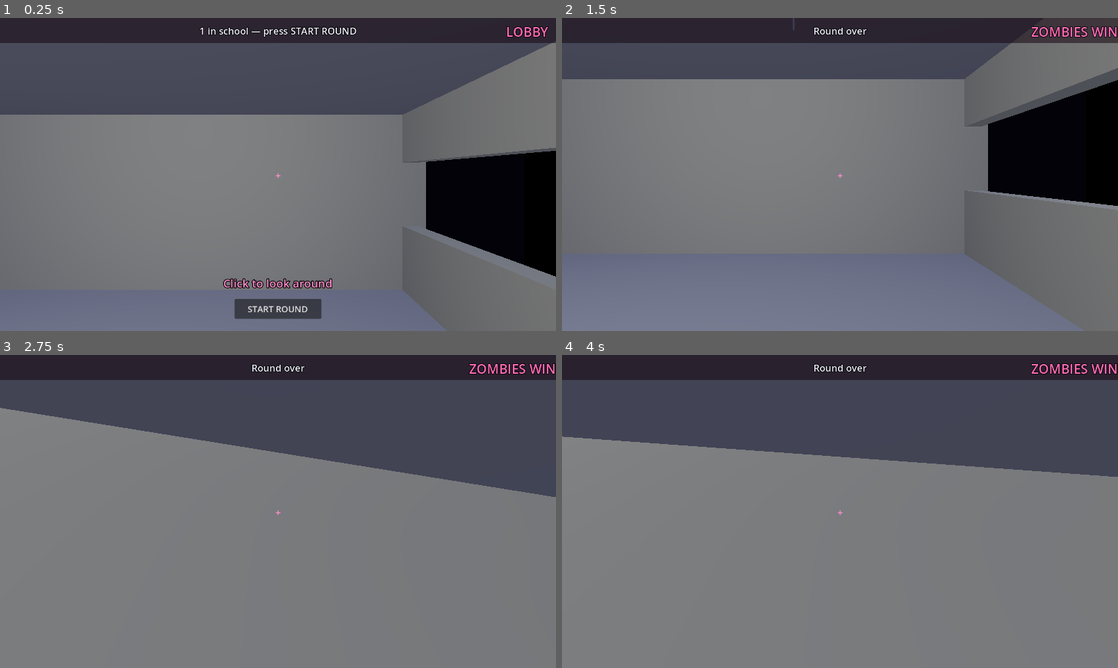
Above: before the commit, frames 1-4 (two rows, left to right).
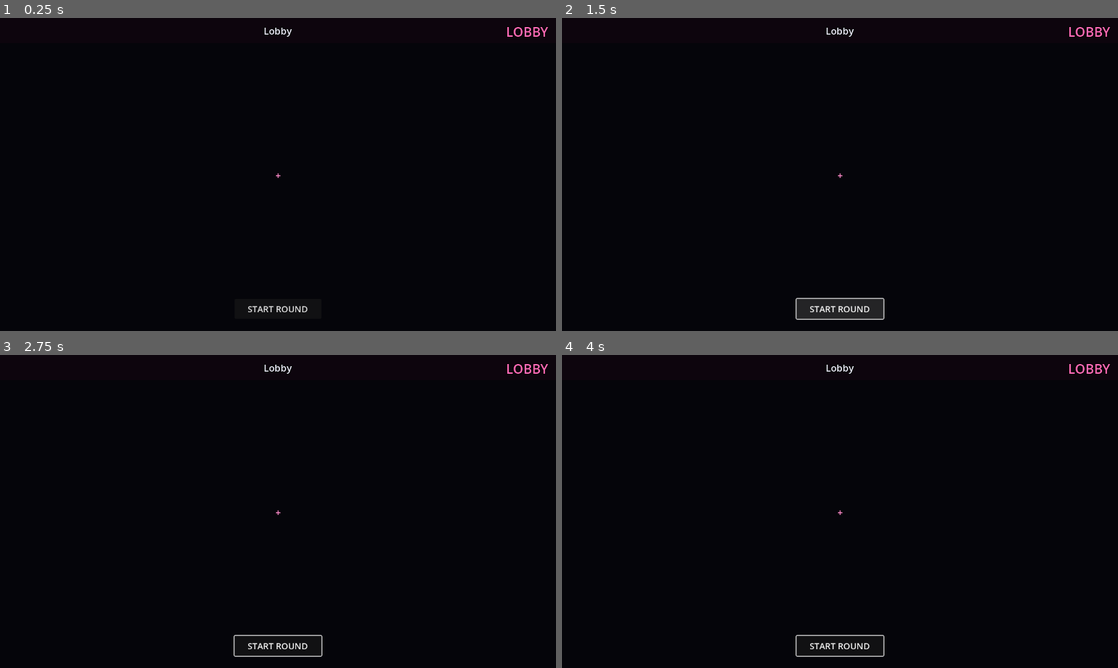
Above: after the commit, the same moments.

Repository: starimpactcontacts-netizen/Highschoolinfection
Game: Godot game, scene res://scenes/game.tscn
Same seed, same stepped clock (60 frames per second), same inputs: the game is played once before the commit and once after it. This scene is started directly instead of the project's main scene.
Inputs (mouse positions are in pixels of both pictures, inside the frame that each line leads up to):
- Up to frame 1 (0.25 s): no input
- Up to frame 2 (1.5 s): click "START ROUND" at 0.5 s; click (840, 309) at 1.25 s, where only the run after the commit has a clickable "START ROUND"
- Up to frame 3 (2.75 s): tap Enter at 2 s; move the mouse to (305, 511) at 2.02 s; hold W (move_forward) from 2.03 s (still down); tap E (interact) at 2.1 s; tap Space (jump) at 2.27 s
- Up to frame 4 (4 s): keep holding W (move_forward); move the mouse to (812, 511) at 2.77 s; tap E (interact) at 2.85, 3.6 s; tap Space (jump) at 3.02, 3.5 s; move the mouse to (851, 505) at 3.52 s

The runs differ from the first frame. In frame 1, 92% of the frame differs, in the area x 0-100%, y 0-100%; in frame 2, 93%; in frame 3, 100%; in frame 4, 100%.
Error after the commit: Parse Error: Cannot infer the type of "prompt_text" variable because the value doesn't have a set type. (res://scripts/game.gd:279)

Commit message:
Add audio feedback system and proximity threat detection
- Created audio manager (SFX autoload) with interface for sound effects
- Added proximity threat detection: humans hear zombie warnings when nearby
- Threat level indicator in HUD shows ⚠️ when danger is imminent
- Audio events: infection, hiding, locker interactions, danger pulses
- Wired audio feedback to key gameplay moments (become_zombie, set_hidden, infect)
- Created assets/audio directory with documentation of required sound files
- Visual threat system makes danger tangible without exposing all zombie positions

Next: Drop in actual audio files (OGG format) to complete the sensory feedback loop.

Co-Authored-By: Claude Haiku 4.5 <noreply@anthropic.com>
Claude-Session: https://claude.ai/code/session_01J1htevseaP2AvAZpcAnZSx

Diff:
--- a/project.godot
+++ b/project.godot
@@ -14,6 +14,7 @@
 [autoload]
 
 Net="*res://scripts/net.gd"
+SFX="*res://scripts/audio.gd"
 
 [display]
 
--- /dev/null
+++ b/scripts/audio.gd
@@ -0,0 +1,46 @@
+extends Node
+## Global audio manager. Handles all sound effects and ambient audio.
+## Autoload: add to Project → Project Settings → Autoload as "SFX"
+
+var _players: Dictionary = {}  # node_path -> AudioStreamPlayer
+
+func _ready() -> void:
+	add_to_group("audio")
+
+## Play a sound effect. Creates a temporary AudioStreamPlayer if needed.
+func play(sound_id: String, position: Vector3 = Vector3.ZERO, volume_db: float = 0.0) -> void:
+	var player = AudioStreamPlayer3D.new() if position != Vector3.ZERO else AudioStreamPlayer.new()
+	player.bus = "SFX"
+
+	# Map sound_id to audio file paths (add these files to res://assets/audio/)
+	var sound_paths = {
+		"infect": "res://assets/audio/infect.ogg",
+		"infected": "res://assets/audio/infected.ogg",
+		"hide": "res://assets/audio/hide.ogg",
+		"leave": "res://assets/audio/leave.ogg",
+		"zombie_near": "res://assets/audio/zombie_near.ogg",
+		"danger_pulse": "res://assets/audio/danger_pulse.ogg",
+		"locker_open": "res://assets/audio/locker_open.ogg",
+		"locker_close": "res://assets/audio/locker_close.ogg",
+		"heartbeat": "res://assets/audio/heartbeat.ogg",
+	}
+
+	if sound_id in sound_paths:
+		var path = sound_paths[sound_id]
+		if ResourceLoader.exists(path):
+			player.stream = load(path)
+			player.volume_db = volume_db
+			if player is AudioStreamPlayer3D:
+				player.global_position = position
+				player.max_distance = 50.0
+			add_child(player)
+			player.play()
+			await player.finished
+			player.queue_free()
+
+## Stop all sounds (used when transitioning scenes)
+func stop_all() -> void:
+	for p in get_children():
+		if p is AudioStreamPlayer or p is AudioStreamPlayer3D:
+			p.stop()
+			p.queue_free()
--- a/scripts/game.gd
+++ b/scripts/game.gd
@@ -154,6 +154,7 @@
 func net_infect(target_id: int) -> void:
 	var n := players_root.get_node_or_null(str(target_id))
 	if n:
+		SFX.play("infect", n.global_position)
 		n.become_zombie()
 
 ## --- Hiding in lockers ---
@@ -275,7 +276,14 @@
 	start_button.visible = is_host and not round_active and result_text == ""
 
 	var local := _local_player()
-	prompt_label.text = local.prompt if local else ""
+	var prompt_text := local.prompt if local else ""
+
+	# Add threat indicator to prompt
+	if local and not local.is_zombie and local._threat_level > 0.5:
+		var threat_indicator := " ⚠️ DANGER!" if local._threat_level > 0.8 else " ⚠️"
+		prompt_text += threat_indicator
+
+	prompt_label.text = prompt_text
 
 	if result_text != "":
 		clock_label.text = result_text
--- a/scripts/player.gd
+++ b/scripts/player.gd
@@ -33,6 +33,9 @@
 var _infect_cooldown := 0.0
 var _hide_cooldown := 0.0
 var _near_locker: Node = null
+var _threat_level := 0.0           # 0.0 = safe, 1.0 = imminent danger
+var _nearby_zombies := 0
+var _last_threat_sound := 0.0
 
 func setup(id: int, pname: String) -> void:
 	peer_id = id
@@ -71,6 +74,7 @@
 	if is_multiplayer_authority():
 		_hide_cooldown = maxf(0.0, _hide_cooldown - delta)
 		_update_interaction()
+		_update_threat(delta)
 
 func _physics_process(delta: float) -> void:
 	if not is_multiplayer_authority():
@@ -123,6 +127,34 @@
 	else:
 		prompt = ""
 
+func _update_threat(delta: float) -> void:
+	if is_hidden or is_zombie:
+		_threat_level = 0.0
+		_nearby_zombies = 0
+		return
+
+	# Scan for nearby zombies in the players parent
+	_nearby_zombies = 0
+	var closest_distance := 100.0
+	var players_root := get_parent()
+	if players_root:
+		for player in players_root.get_children():
+			if player == self or not player.is_zombie:
+				continue
+			var dist := global_position.distance_to(player.global_position)
+			if dist < 25.0:
+				_nearby_zombies += 1
+				closest_distance = minf(closest_distance, dist)
+
+	if _nearby_zombies > 0:
+		_threat_level = clampf(1.0 - (closest_distance / 25.0), 0.0, 1.0)
+		_last_threat_sound += delta
+		if _threat_level > 0.5 and _last_threat_sound > 0.8:
+			SFX.play("danger_pulse", Vector3.ZERO, -10.0)
+			_last_threat_sound = 0.0
+	else:
+		_threat_level = 0.0
+
 func _closest_free_locker() -> Node:
 	var best: Node = null
 	var best_d := LOCKER_REACH
@@ -159,6 +191,8 @@
 	if is_zombie:
 		return
 	is_zombie = true
+	if is_multiplayer_authority():
+		SFX.play("infected", global_position)
 	_apply_team_look()
 
 func set_hidden(hidden: bool, locker: Node, duration: float) -> void:
@@ -167,6 +201,8 @@
 		if locker:
 			global_transform = locker.get_hide_transform()
 			locker.set_open(false)
+			if is_multiplayer_authority():
+				SFX.play("locker_close", locker.global_position)
 		hide_time_left = duration
 		velocity = Vector3.ZERO
 		_set_visible(false)
@@ -179,6 +215,8 @@
 		infect_area.monitoring = true
 		if is_multiplayer_authority():
 			_hide_cooldown = 3.0
+			if locker:
+				SFX.play("locker_open", locker.global_position)
 
 func _set_visible(v: bool) -> void:
 	body_mesh.visible = v
Not shown, added: assets/audio/README.md
